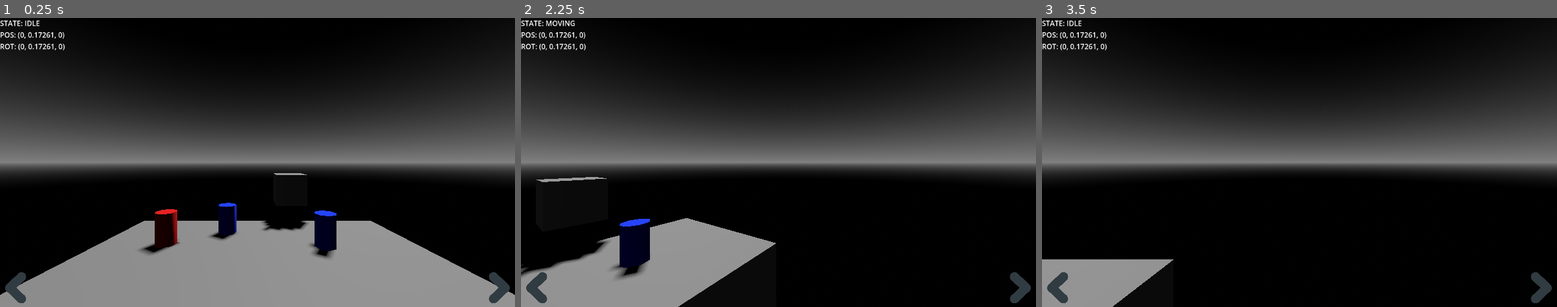
Above: before the commit, frames 1-3 (left to right).
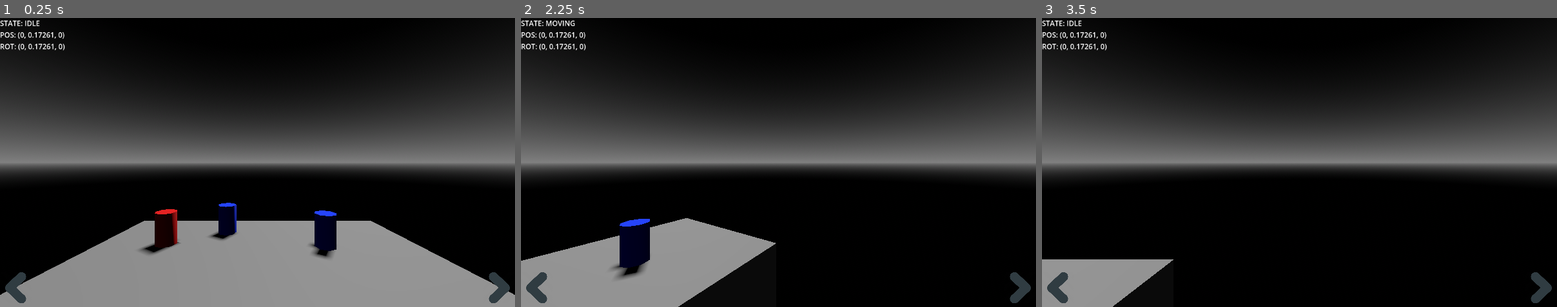
Above: after the commit, the same moments.

Repository: DeepRestGames/shadow-and-alchemy
Game: Godot game, scene res://Scenes/InteractionSystem/InteractionSystemTest.tscn
Same seed, same stepped clock (60 frames per second), same inputs: the game is played once before the commit and once after it. This scene is started directly instead of the project's main scene.
Inputs (mouse positions are in pixels of both pictures, inside the frame that each line leads up to):
- Up to frame 1 (0.25 s): no input
- Up to frame 2 (2.25 s): click (536, 286) at 0.5 s; click (1020, 286) at 1.25 s; tap Enter at 2 s; move the mouse to (891, 148) at 2.02 s; hold D (turn_right) from 2.03 s (still down); click (891, 148) at 2.1 s
- Up to frame 3 (3.5 s): tap Space at 2.75 s; move the mouse to (1196, 176) at 2.77 s; release D (turn_right) at 2.78 s; hold S (move_backward) from 2.78 s (still down); click (1196, 176) at 2.85 s

The runs differ from the first frame. In frame 1, 0.3% of the frame differs, in the area x 50-60%, y 53-74%; in frame 2, 0.9%, in the area x 0-18%, y 55-90%; in frame 3, nothing differs.
Error before the commit: Parse Error: Variable "props_collision_layer" has the same name as a previously declared variable. (res://Scripts/InteractionSystem/InteractionSystem.gd:12)
Error after the commit: Invalid access to property or key 'north_focus_point' on a base object of type 'Nil'. (res://Scripts/Player.gd:46)

Commit message:
Conflicts fix

Diff:
--- a/Scenes/InteractionSystem/InteractionSystemTest.tscn
+++ b/Scenes/InteractionSystem/InteractionSystemTest.tscn
@@ -1,11 +1,11 @@
-[gd_scene load_steps=14 format=3 uid="uid://u041ieqpou71"]
+[gd_scene load_steps=12 format=3 uid="uid://u041ieqpou71"]
 
 [ext_resource type="Script" path="res://Scripts/InteractionSystem/Prop_Interaction.gd" id="1_38v8p"]
 [ext_resource type="Script" path="res://Scripts/InteractionSystem/Prop_Pickup.gd" id="2_6qrrl"]
 [ext_resource type="Resource" uid="uid://cuiafakro6su" path="res://Resources/InventoryItems/SaltBottle.tres" id="4_q26nq"]
 [ext_resource type="Resource" uid="uid://g4uyankif1ku" path="res://Resources/InventoryItems/Mercury.tres" id="5_6qhmo"]
 [ext_resource type="PackedScene" uid="uid://d1ngk84wlraoa" path="res://Scenes/Player.tscn" id="5_ggtcx"]
-[ext_resource type="Script" path="res://Scripts/InteractionSystem/PuzzleSlot.gd" id="7_2han0"]
+[ext_resource type="PackedScene" uid="uid://cmp4gbdjt2xhj" path="res://Scenes/InteractionSystem/ItemDropArea.tscn" id="6_uarfy"]
 
 [sub_resource type="ProceduralSkyMaterial" id="ProceduralSkyMaterial_0fie3"]
 sky_top_color = Color(0, 0, 0, 1)
@@ -75,8 +75,4 @@
 [node name="Player" parent="." instance=ExtResource("5_ggtcx")]
 transform = Transform3D(1, 0, 0, 0, 1, 0, 0, 0, 1, 0, -0.22739, 0)
 
-[node name="ItemDropArea" type="CSGBox3D" parent="."]
-transform = Transform3D(0.4, 0, 0, 0, 0.4, 0, 0, 0, 0.4, 0.435688, -0.184734, -2.60842)
-use_collision = true
-collision_layer = 4
-script = ExtResource("7_2han0")
+[node name="ItemDropArea" parent="." instance=ExtResource("6_uarfy")]
--- /dev/null
+++ b/Scenes/InteractionSystem/ItemDropArea.tscn
@@ -0,0 +1,9 @@
+[gd_scene load_steps=2 format=3 uid="uid://cmp4gbdjt2xhj"]
+
+[ext_resource type="Script" path="res://Scripts/InteractionSystem/PuzzleSlot.gd" id="1_vwpk3"]
+
+[node name="ItemDropArea" type="CSGBox3D"]
+transform = Transform3D(0.4, 0, 0, 0, 0.4, 0, 0, 0, 0.4, 0, 0, 0)
+use_collision = true
+collision_layer = 4
+script = ExtResource("1_vwpk3")
--- a/Scenes/MainScene_Prototype01.tscn
+++ b/Scenes/MainScene_Prototype01.tscn
@@ -1,11 +1,12 @@
-[gd_scene load_steps=12 format=3 uid="uid://6hoi0bkmcnyt"]
+[gd_scene load_steps=13 format=3 uid="uid://6hoi0bkmcnyt"]
 
 [ext_resource type="PackedScene" uid="uid://bhv1boykqvw23" path="res://Scenes/PlayerMovement/NavigationPoint.tscn" id="1_fg33c"]
 [ext_resource type="PackedScene" uid="uid://d1ngk84wlraoa" path="res://Scenes/Player.tscn" id="1_jwaoo"]
-[ext_resource type="Script" path="res://Scripts/InteractionSystem/InteractionSystem.gd" id="2_v0y0g"]
 [ext_resource type="PackedScene" uid="uid://b68s0qxy7ri2k" path="res://Scenes/PlayerMovement/FocusPoint.tscn" id="3_8i0nq"]
 [ext_resource type="Script" path="res://Scripts/InteractionSystem/Prop_Interaction.gd" id="3_8lpg5"]
 [ext_resource type="Script" path="res://Scripts/InteractionSystem/Prop_Pickup.gd" id="4_cb70j"]
+[ext_resource type="Resource" uid="uid://cuiafakro6su" path="res://Resources/InventoryItems/SaltBottle.tres" id="5_mtnx1"]
+[ext_resource type="PackedScene" uid="uid://cmp4gbdjt2xhj" path="res://Scenes/InteractionSystem/ItemDropArea.tscn" id="8_om380"]
 
 [sub_resource type="ProceduralSkyMaterial" id="ProceduralSkyMaterial_vmfb6"]
 sky_top_color = Color(0, 0, 0, 1)
@@ -41,10 +42,6 @@
 transform = Transform3D(-4.37114e-08, 0, 1, 0, 1, 0, -1, 0, -4.37114e-08, 2.5, 0, 8)
 current_navigation_point = NodePath("../Environment/NavigationPoints/StartingNavigationPoint")
 
-[node name="InteractionSystem" type="Node3D" parent="Player"]
-script = ExtResource("2_v0y0g")
-ray_lenght = 2.5
-
 [node name="Environment" type="Node3D" parent="."]
 
 [node name="Hut" type="Node3D" parent="Environment"]
@@ -170,6 +167,7 @@
 height = 0.3
 material = SubResource("StandardMaterial3D_qq2h3")
 script = ExtResource("4_cb70j")
+inventory_item_data = ExtResource("5_mtnx1")
 
 [node name="NavigationPoints" type="Node3D" parent="Environment"]
 
@@ -253,6 +251,9 @@
 [node name="FocusCamera" parent="Environment/FocusPoints/FocusPoint3" index="1"]
 transform = Transform3D(-4.37114e-08, -0.5, 0.866025, 0, 0.866025, 0.5, -1, 2.18557e-08, -3.78552e-08, 0.428973, 0.000205994, 0.0795188)
 
+[node name="ItemDropArea" parent="." instance=ExtResource("8_om380")]
+transform = Transform3D(0.4, 0, 0, 0, 0.4, 0, 0, 0, 0.4, 3.05255, -0.34422, 3.75616)
+
 [editable path="Environment/FocusPoints/FocusPoint"]
 [editable path="Environment/FocusPoints/FocusPoint2"]
 [editable path="Environment/FocusPoints/FocusPoint3"]
--- a/Scripts/InteractionSystem/InteractionSystem.gd
+++ b/Scripts/InteractionSystem/InteractionSystem.gd
@@ -5,8 +5,7 @@
 var camera: Camera3D
 var space_state: PhysicsDirectSpaceState3D
 
-@export var props_collision_layer := 2
-@export_range(.5, 5) var ray_lenght: float
+@export_range(.5, 5) var ray_lenght: float = 2.5
 
 # Props interactions
 @export var props_collision_layer := 2
